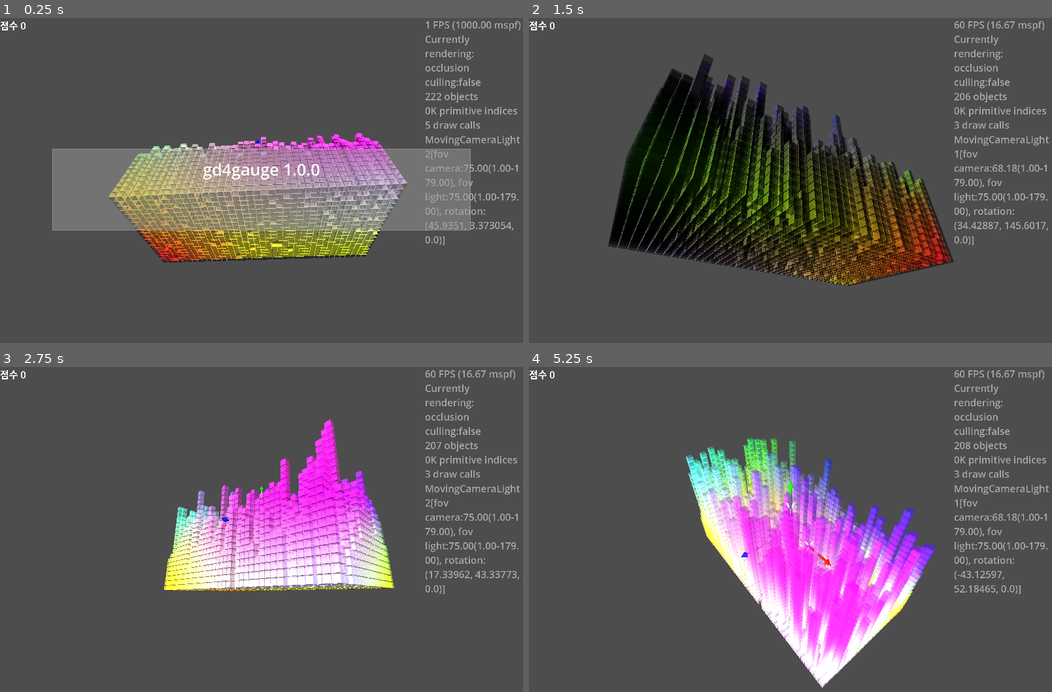
Above: before the commit, frames 1-4 (two rows, left to right).
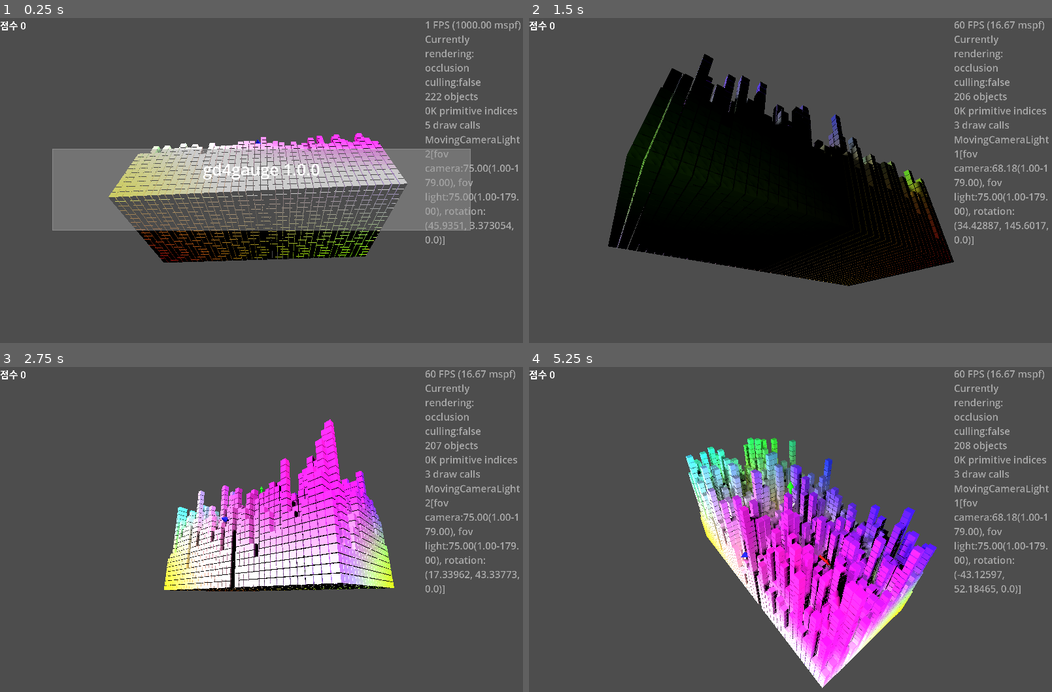
Above: after the commit, the same moments.

Repository: kasworld/gd4gauge
Game: Godot game, scene res://main.tscn
Same seed, same stepped clock (60 frames per second), same inputs: the game is played once before the commit and once after it.
Inputs (mouse positions are in pixels of both pictures, inside the frame that each line leads up to):
- Up to frame 1 (0.25 s): no input
- Up to frame 2 (1.5 s): tap Enter at 0.5, 0.6 s; move the mouse to (905, 164) at 0.52 s; click (905, 164) at 0.67 s; move the mouse to (685, 196) at 1.27 s; tap Delete at 1.35 s; click (685, 196) at 1.42 s
- Up to frame 3 (2.75 s): move the mouse to (313, 458) at 2.02 s; tap Enter at 2.1 s; click (313, 458) at 2.17 s
- Up to frame 4 (5.25 s): move the mouse to (764, 594) at 2.77 s; tap Delete at 2.85, 4.35 s; click (764, 594) at 2.92 s; move the mouse to (947, 578) at 3.52 s; tap Enter at 3.6, 5.1 s; click (947, 578) at 3.67 s; move the mouse to (633, 480) at 4.27 s; click (633, 480) at 4.42 s; move the mouse to (816, 529) at 5.02 s; click (816, 529) at 5.17 s

The runs differ from the first frame. In frame 1, 16% of the frame differs, in the area x 21-78%, y 35-76%; in frame 2, 16%, in the area x 15-82%, y 11-83%; in frame 3, 8.3%; in frame 4, 14%.

Commit message:
add var type

Diff:
--- a/axis_arrow3d/axis_arrow_3d.gd
+++ b/axis_arrow3d/axis_arrow_3d.gd
@@ -7,12 +7,12 @@
 var label_text := ["X", "Y", "Z"]
 func _ready() -> void:
 	for i in 3:
-		var ar = preload("res://arrow3d/arrow_3d.tscn").instantiate()
+		var ar :Arrow3D = preload("res://arrow3d/arrow_3d.tscn").instantiate()
 		ar.set_color(colors[i])
 		arrow_list.append(ar)
 		add_child(ar)
 
-		var lb = Label3D.new()
+		var lb := Label3D.new()
 		lb.text = label_text[i]
 		lb.billboard = BaseMaterial3D.BILLBOARD_ENABLED
 		label_list.append(lb)
--- a/bar_gauge/bar_gauge.gd
+++ b/bar_gauge/bar_gauge.gd
@@ -11,10 +11,10 @@
 	max_value = count
 	current_value = max_value
 
-	var mesh = BoxMesh.new()
+	var mesh := BoxMesh.new()
 	mesh.size = Vector3(sz.x, sz.y / count /1.1 , sz.z)
 
-	$MultiMeshShape.init(mesh, Color(Color.WHITE, 0.5), count, Vector3.ZERO)
+	$MultiMeshShape.init(mesh, Color(Color.WHITE, 1.0), count, Vector3.ZERO)
 	for i in count:
 		var rate := (i as float) / (count as float)
 		var pos3d := Vector3(0,rate*sz.y,0) # grow upward
--- a/multi_mesh_shape/multi_mesh_shape.gd
+++ b/multi_mesh_shape/multi_mesh_shape.gd
@@ -4,7 +4,7 @@
 var m_mesh :MultiMesh
 
 func init(mesh :Mesh, co :Color, count :int, pos :Vector3) -> MultiMeshShape:
-	var mat = StandardMaterial3D.new()
+	var mat := StandardMaterial3D.new()
 	mat.albedo_color = co
 	if co.a != 1.0:
 		mat.transparency = BaseMaterial3D.TRANSPARENCY_ALPHA
@@ -20,7 +20,7 @@
 	$".".multimesh = m_mesh
 	for i in m_mesh.visible_instance_count:
 		#m_mesh.set_instance_color(i,Color.WHITE)
-		var t = Transform3D(Basis(), pos)
+		var t := Transform3D(Basis(), pos)
 		m_mesh.set_instance_transform(i,t)
 	return self
 
@@ -31,12 +31,12 @@
 	return m_mesh.visible_instance_count
 
 func set_inst_rotation(i :int, axis :Vector3, rot :float) -> void:
-	var t = m_mesh.get_instance_transform(i)
+	var t := m_mesh.get_instance_transform(i)
 	t = t.rotated_local(axis, rot)
 	m_mesh.set_instance_transform(i,t )
 
 func set_inst_pos(i :int, pos :Vector3) -> void:
-	var t = m_mesh.get_instance_transform(i)
+	var t := m_mesh.get_instance_transform(i)
 	t.origin = pos
 	m_mesh.set_instance_transform(i,t )
 
